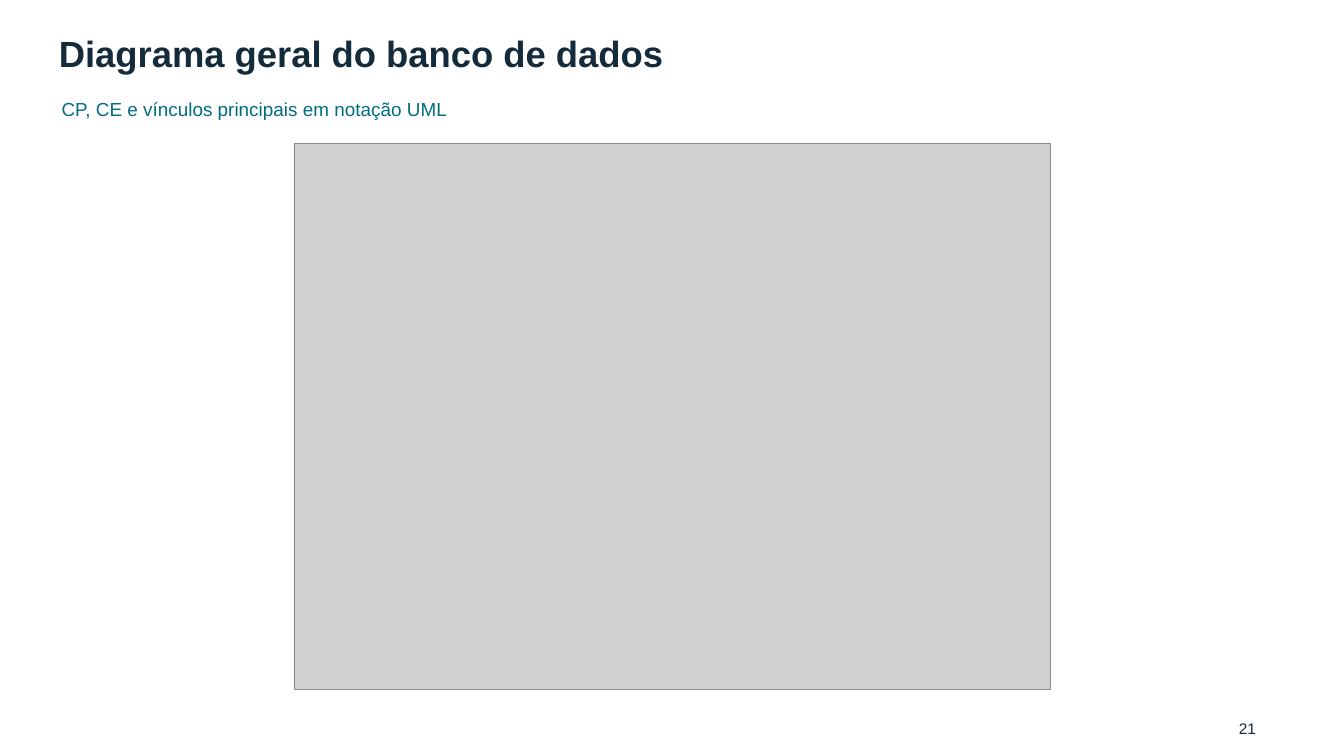
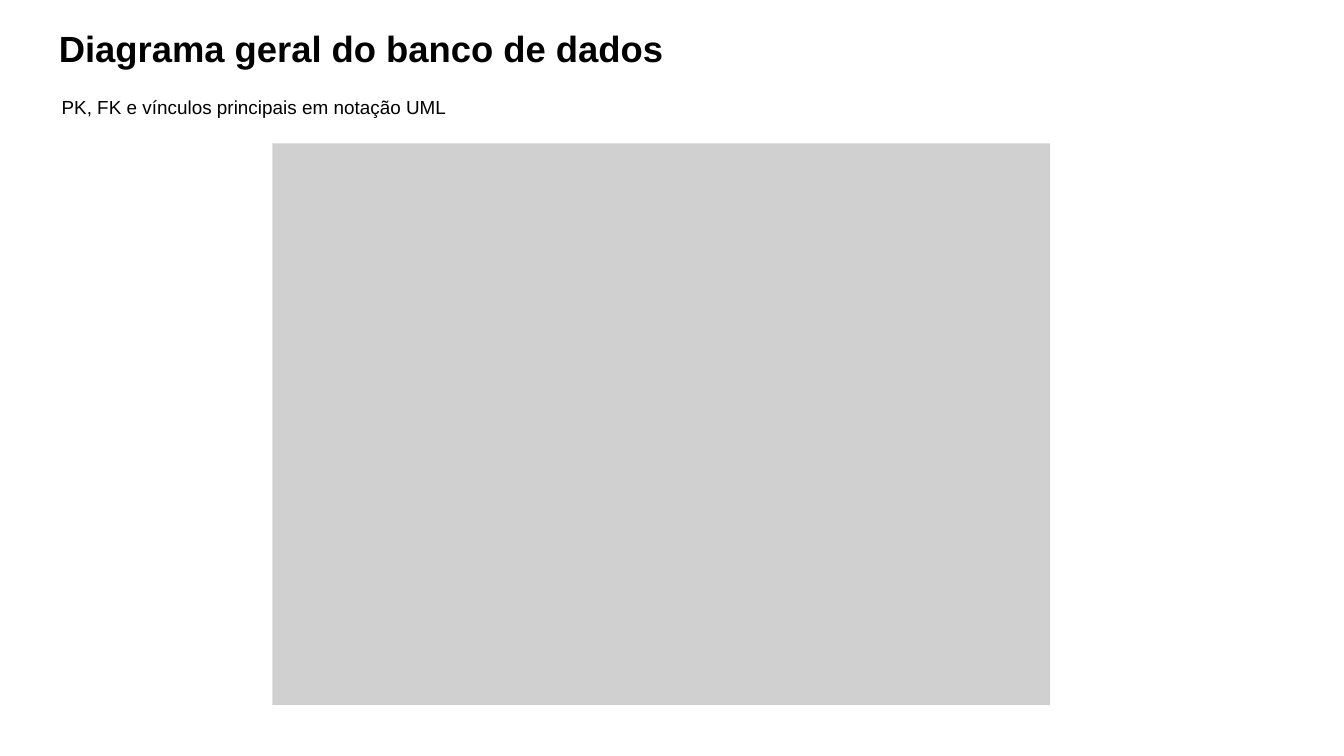
Before and after one commit to pedrotescaro/Stacklyst, a slide deck: slide 15 of docs/laboratorio-engenharia-software/revisao-final-2026-11-03/entregaveis/Stacklyst-seminario-atualizado-2026-11-03.pptx (slide 21 before the commit). Drawn at 1344x756 pixels with LibreOffice and Linux fonts; fonts in the diff are those of the drawing; grey boxes stand for pictures. Boxes give left, top, right and bottom in pixels: in the first picture for what was removed or moved away, otherwise in the second. Text is boxed around its words. In the diff, an @@ line names an element or a change of style, - is before the commit and + after.

```diff
--- a/docs/laboratorio-engenharia-software/revisao-final-2026-11-03/entregaveis/Stacklyst-seminario-atualizado-2026-11-03.pptx
+++ b/docs/laboratorio-engenharia-software/revisao-final-2026-11-03/entregaveis/Stacklyst-seminario-atualizado-2026-11-03.pptx
@@ text "Diagrama geral do banco de ..." at (59,35,663,69): text colour #142B3B to #000000; line spacing 1.1 to 51.5pt @@
@@ text at (62,100,446,118): text changed; text colour #006C83 to #000000 @@
-CP, CE e vínculos principais em notação UML
+PK, FK e vínculos principais em notação UML
@@ picture: place and size @@
-picture at (294,144,1050,689)
+picture at (272,144,1050,706)
@@ text removed at (1239,723,1256,734) @@
-21
```
Also in this commit, not shown: 63 other slides changed, 8 slides added, 12 slides removed, 24 other files.
